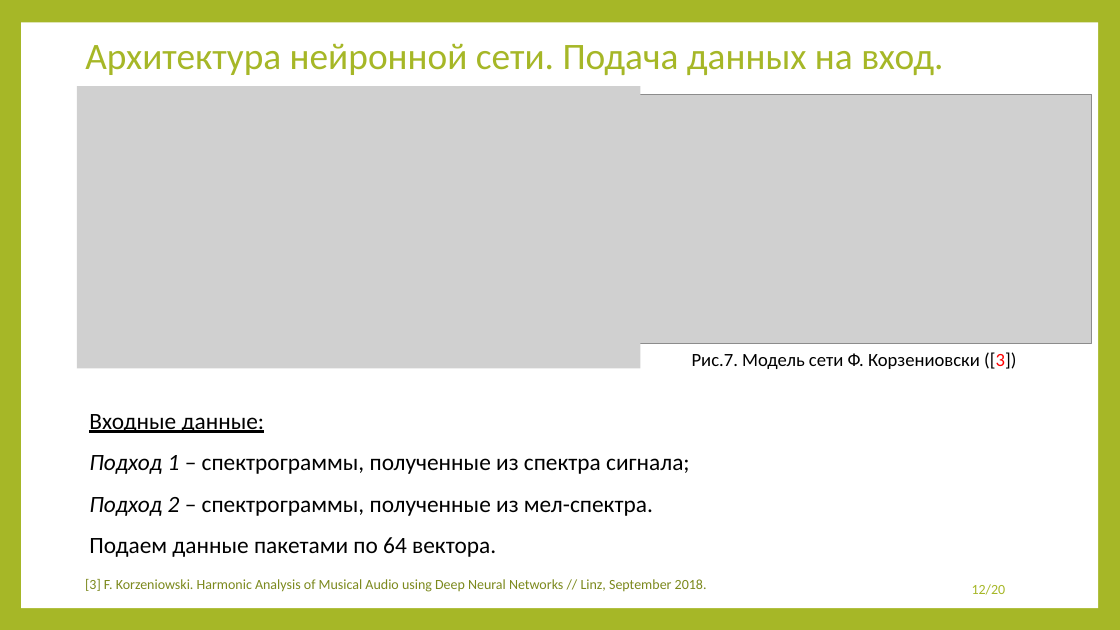
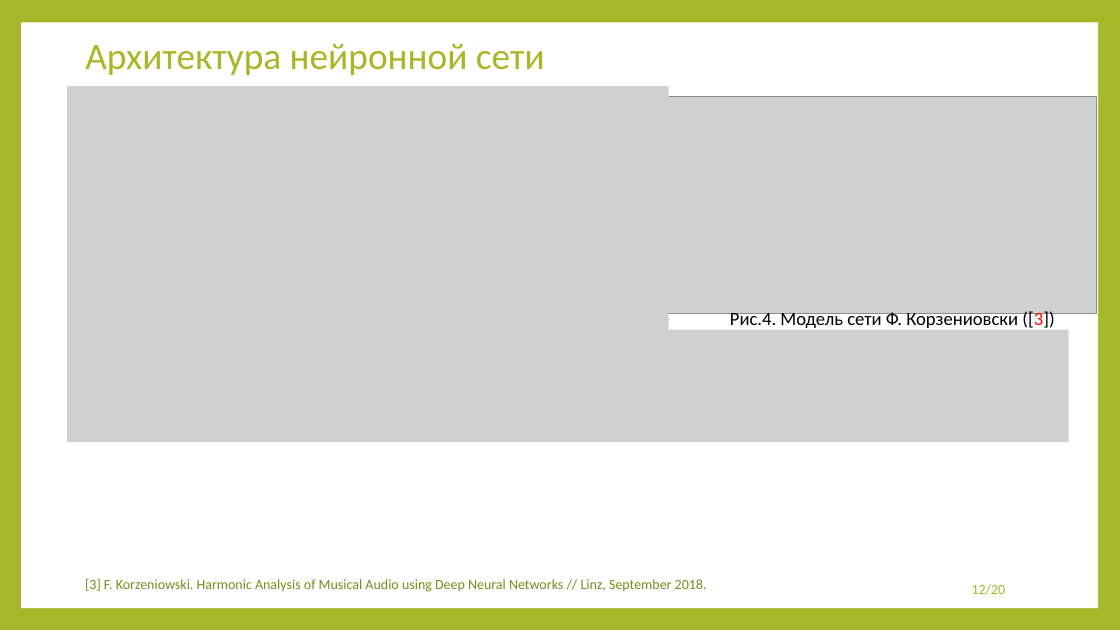
Before and after one commit to 13Fire13nyu/MasterDegree, a slide deck: slide 12 of presentation/presentation.pptx. Drawn at 1120x630 pixels with LibreOffice and Linux fonts; fonts in the diff are those of the drawing; grey boxes stand for pictures. Boxes give left, top, right and bottom in pixels: in the first picture for what was removed or moved away, otherwise in the second. Text is boxed around its words. In the diff, an @@ line names an element or a change of style, - is before the commit and + after.

```diff
--- a/presentation/presentation.pptx
+++ b/presentation/presentation.pptx
@@ title at [85, 43, 545, 75]: text changed @@
-Архитектура нейронной сети. Подача данных на вход.
+Архитектура нейронной сети
@@ picture: place and size @@
-picture at [77, 87, 641, 369]
+picture at [67, 87, 669, 348]
@@ picture: place and size @@
-picture at [587, 94, 1091, 343]
+picture at [658, 97, 1096, 313]
@@ picture added at [67, 329, 1069, 442] @@
@@ text at [730, 309, 1054, 328]: text changed @@
-Рис.7. Модель сети Ф. Корзениовски ([3])
+Рис.4. Модель сети Ф. Корзениовски ([3])
@@ text removed at [89, 414, 690, 557] @@
-Входные данные:
-Подход 1 – спектрограммы, полученные из спектра сигнала;
-Подход 2 – спектрограммы, полученные из мел-спектра.
-Подаем данные пакетами по 64 вектора.
```
Also in this commit, not shown: 9 other slides changed, 1 other file.
